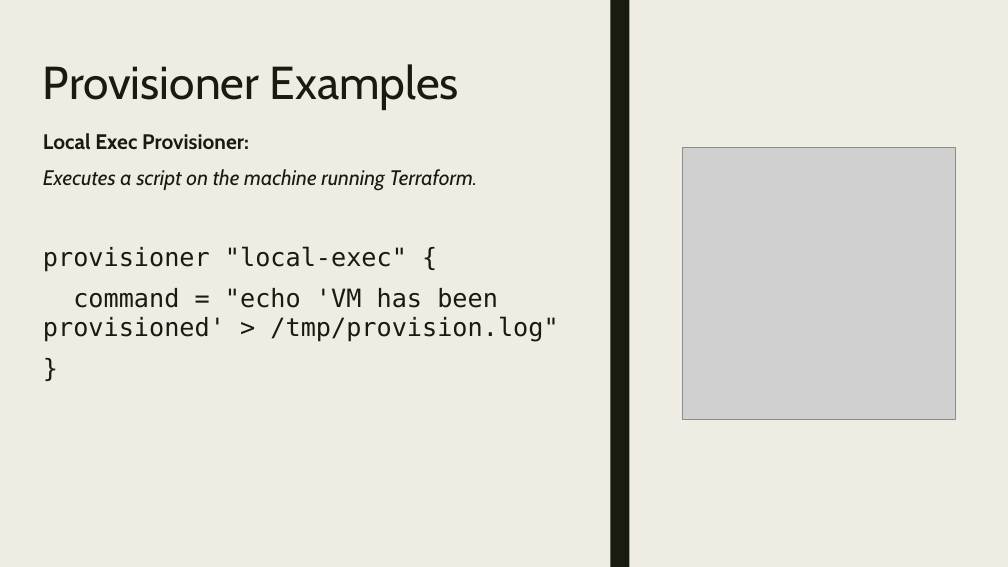
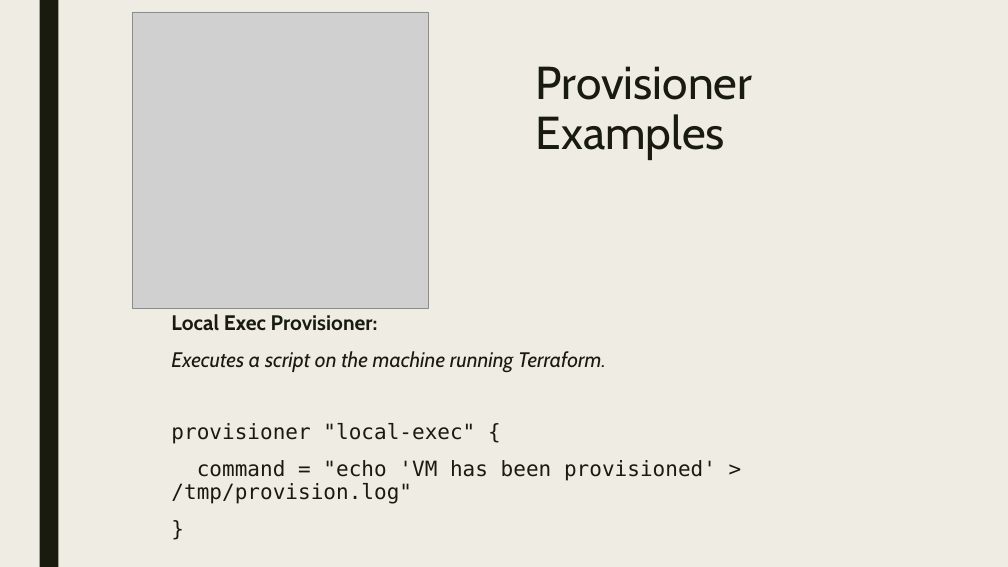
Before and after one commit to cwoodruff/terraform-workshop, a slide deck: slide 4 of slides/7-Advanced Terraform Features.pptx. Drawn at 1008x567 pixels with LibreOffice and Linux fonts; fonts in the diff are those of the drawing; grey boxes stand for pictures. Boxes give left, top, right and bottom in pixels: in the first picture for what was removed or moved away, otherwise in the second. Text is boxed around its words. In the diff, an @@ line names an element or a change of style, - is before the commit and + after.

```diff
--- a/slides/7-Advanced Terraform Features.pptx
+++ b/slides/7-Advanced Terraform Features.pptx
@@ rectangle removed at (x1=0, y1=0, x2=1008, y2=567) @@
@@ rectangle moved from (x1=610, y1=0, x2=629, y2=567) to (x1=39, y1=0, x2=58, y2=567) @@
@@ rectangle removed at (x1=39, y1=0, x2=58, y2=567) @@
@@ picture added at (x1=132, y1=12, x2=429, y2=309) @@
@@ title "Provisioner Examples" rewrapped from (x1=43, y1=64, x2=459, y2=110) to (x1=536, y1=66, x2=752, y2=160) @@
@@ picture removed at (x1=682, y1=147, x2=955, y2=420) @@
@@ text "Local Exec Provisioner:" moved from (x1=43, y1=133, x2=558, y2=342) to (x1=171, y1=314, x2=716, y2=504) @@
@@ text at (x1=171, y1=423, x2=716, y2=504): size 24 to 20 pt in "provisioner "local-exec" {", "command = "echo 'VM has been provisioned' ...", "}" @@
```
Also in this commit, not shown: 2 other slides changed.
